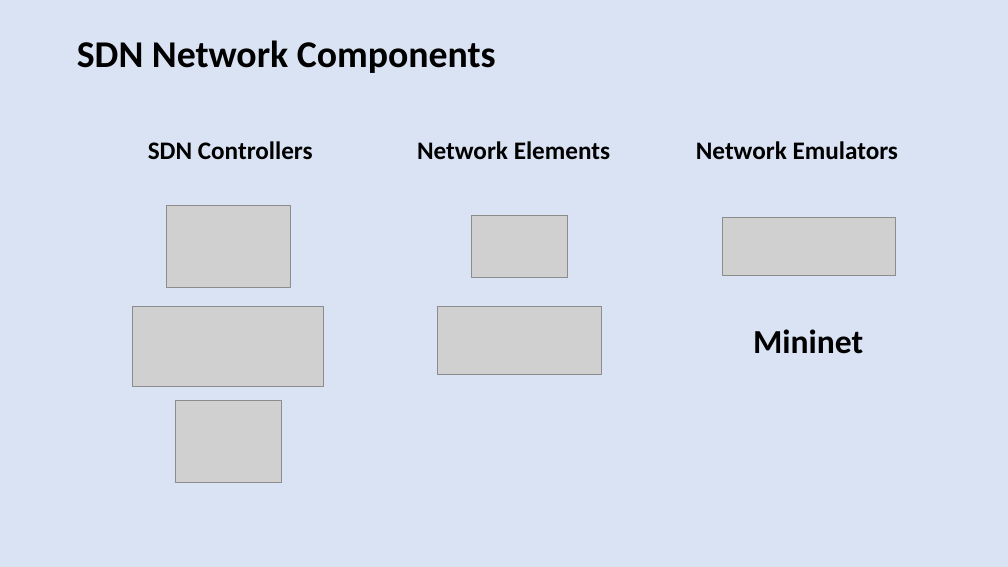
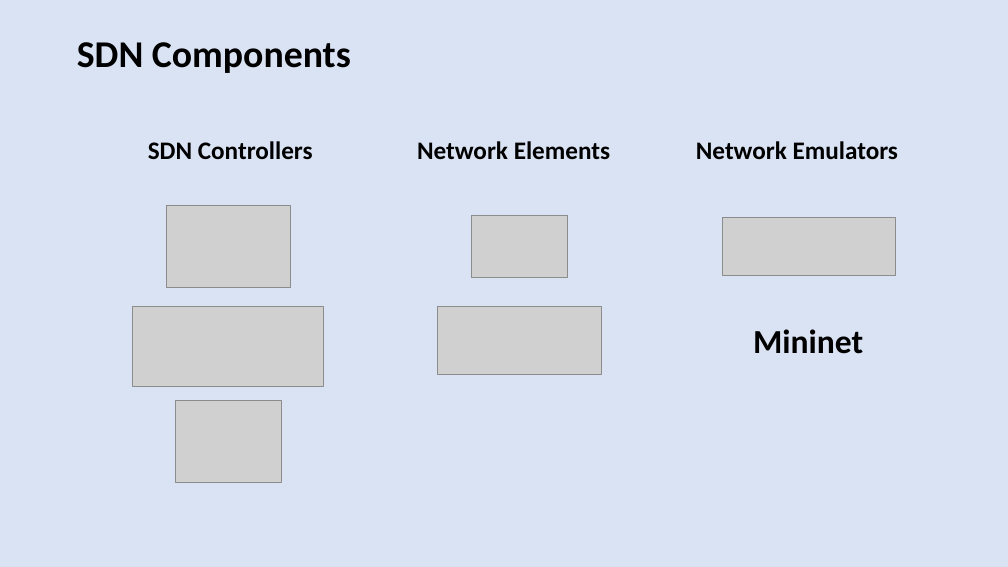
Before and after one commit to harshal-vaze/Software-Defined-Networking-with-ONOS, a slide deck: slide 4 of Thesis.pptx. Drawn at 1008x567 pixels with LibreOffice and Linux fonts; fonts in the diff are those of the drawing; grey boxes stand for pictures. Boxes give left, top, right and bottom in pixels: in the first picture for what was removed or moved away, otherwise in the second. Text is boxed around its words. In the diff, an @@ line names an element or a change of style, - is before the commit and + after.

```diff
--- a/Thesis.pptx
+++ b/Thesis.pptx
@@ title at box(77, 42, 351, 73): text changed @@
-SDN Network Components
+SDN Components
```
Also in this commit, not shown: 2 other slides changed, 1 other file.
